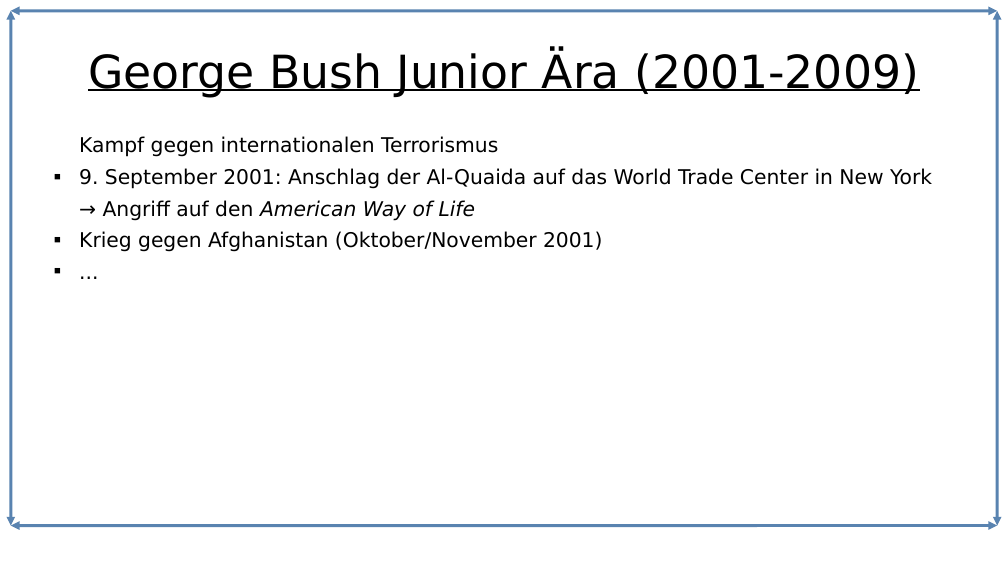
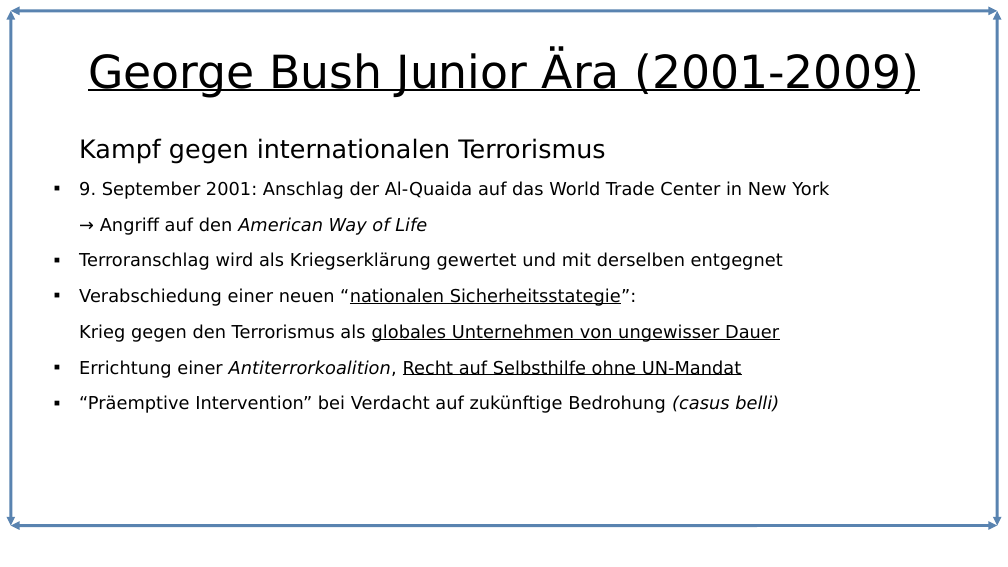
Before and after one commit to Lacrimus/Referat-Geschichte-USA-die-einzig-verbleibende-Weltmacht-, a slide deck: slide 5 of USA-die-einzig-verbleibende-Weltmacht.odp (slide 6 before the commit). Drawn at 1008x567 pixels with LibreOffice and Linux fonts; fonts in the diff are those of the drawing. Boxes give left, top, right and bottom in pixels: in the first picture for what was removed or moved away, otherwise in the second. Text is boxed around its words. In the diff, an @@ line names an element or a change of style, - is before the commit and + after.

Commit message:
Kampf gegen Terrorismus + Irakkrieg hinzugefügt, Handout Vorlage hinzugefügt

```diff
--- a/USA-die-einzig-verbleibende-Weltmacht.odp
+++ b/USA-die-einzig-verbleibende-Weltmacht.odp
@@ text at (79,138,829,235): size 16 to 20 pt in "Kampf gegen internationalen Terrorismus"; size 16 to 14 pt in "9. September 2001: Anschlag der Al-Quaida auf ...", "→ Angriff auf den American Way of ..."; more space between paragraphs @@
@@ text at (79,252,783,413): text changed; size 16 to 14 pt @@
-■ Krieg gegen Afghanistan (Oktober/November 2001)
-■ ...
+■ Terroranschlag wird als Kriegserklärung gewertet und mit derselben entgegnet
+■ Verabschiedung einer neuen “nationalen Sicherheitsstategie”:
+Krieg gegen den Terrorismus als globales Unternehmen von ungewisser Dauer
+■ Errichtung einer Antiterrorkoalition, Recht auf Selbsthilfe ohne UN-Mandat
+■ “Präemptive Intervention” bei Verdacht auf zukünftige Bedrohung (casus belli)
```
Also in this commit, not shown: 2 other slides changed, 2 slides added, 4 other files.
